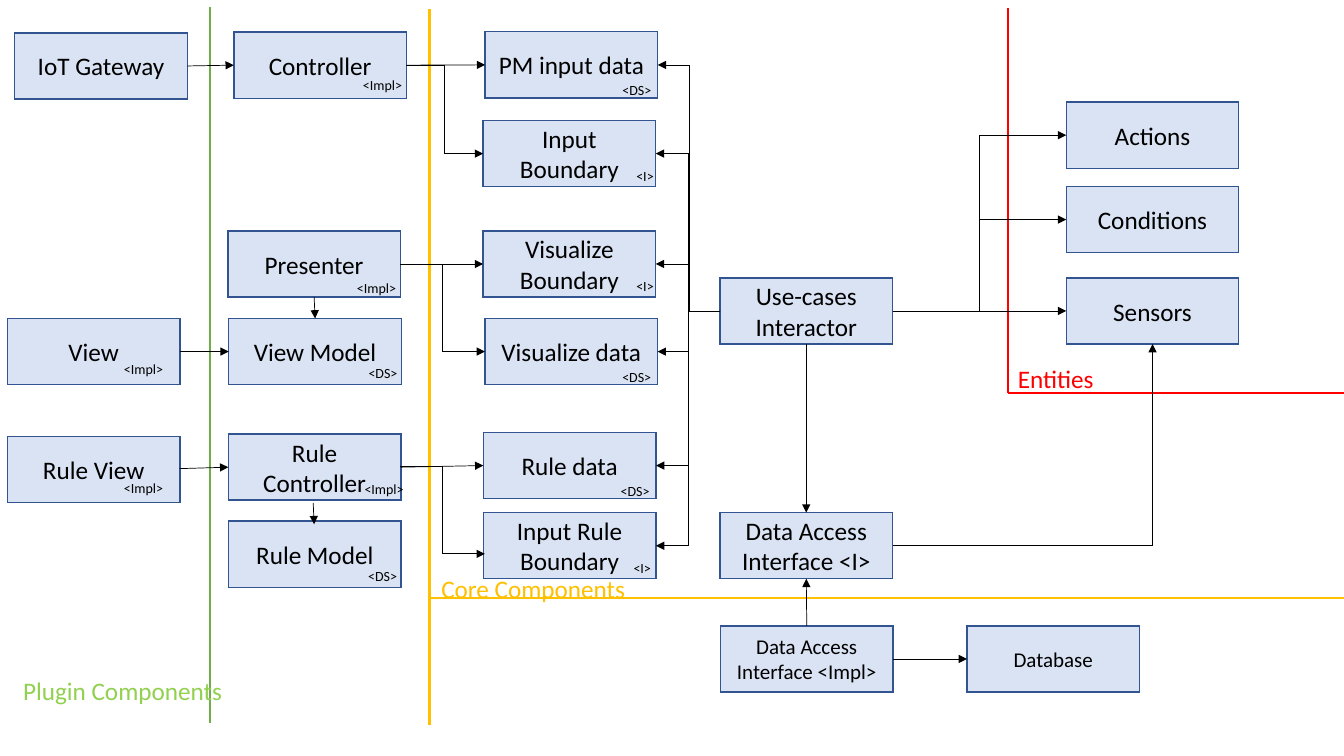
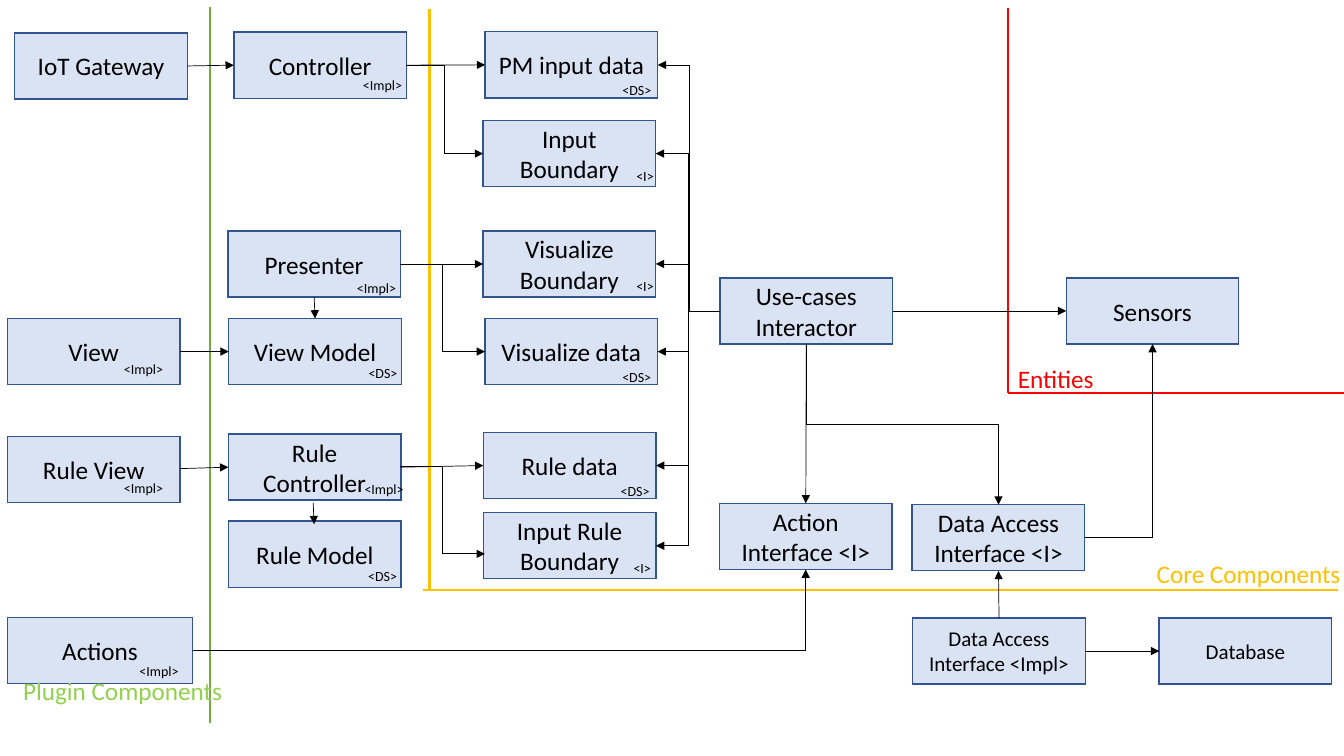
Before and after one commit to tridunghonhan/pmview.net, a slide deck: slide 1 of specification/Architecture.pptx. Drawn at 1344x756 pixels with LibreOffice and Linux fonts; fonts in the diff are those of the drawing. Boxes give left, top, right and bottom in pixels: in the first picture for what was removed or moved away, otherwise in the second. Text is boxed around its words. In the diff, an @@ line names an element or a change of style, - is before the commit and + after.

Commit message:
update architecture that move the Action and Conditions out of Entities category because it's detail of application

```diff
--- a/specification/Architecture.pptx
+++ b/specification/Architecture.pptx
@@ line moved from (430, 9) - (430, 725) to (430, 9) - (430, 590) @@
@@ rectangle removed at (1067,187,1239,253) @@
-Conditions
@@ elbow arrow removed from (893, 311) to (1067, 220) @@
@@ arrow moved from (807, 344) - (807, 513) to (807, 344) - (806, 503) @@
@@ elbow arrow moved from (893, 311) - (1067, 135) to (807, 344) - (999, 505) @@
@@ elbow arrow moved from (893, 545) - (1152, 344) to (1085, 538) - (1152, 344) @@
@@ rectangle added at (720,503,892,570), fill #DAE3F3, outline #325491 1 pt, 18 pt, text #000000 @@
+Action Interface <I>
@@ text "Core Components": place and size @@
-text "Core Components" at (441,577,625,602)
+text "Core Components" at (1157,566,1340,590)
@@ elbow arrow added from (193, 650) to (806, 570), #000000 0.5 pt @@
@@ line moved from (1344, 598) - (430, 598) to (1338, 590) - (423, 590) @@
@@ 3 rectangles, 1 arrow: place and size @@
-3 rectangles, 1 arrow at (720,513,1139,693)
+3 rectangles, 1 arrow at (912,505,1332,685)
@@ rectangle "Actions": place and size @@
-rectangle "Actions" at (1067,102,1239,168)
+rectangle "Actions" at (7,618,193,685)
@@ arrow moved from (893, 659) - (967, 659) to (1086, 651) - (1159, 651) @@
@@ text added at (139,666,178,679), 10 pt, text #000000 @@
+<Impl>
```
Also in this commit, not shown: 1 slide added, 1 other file.
